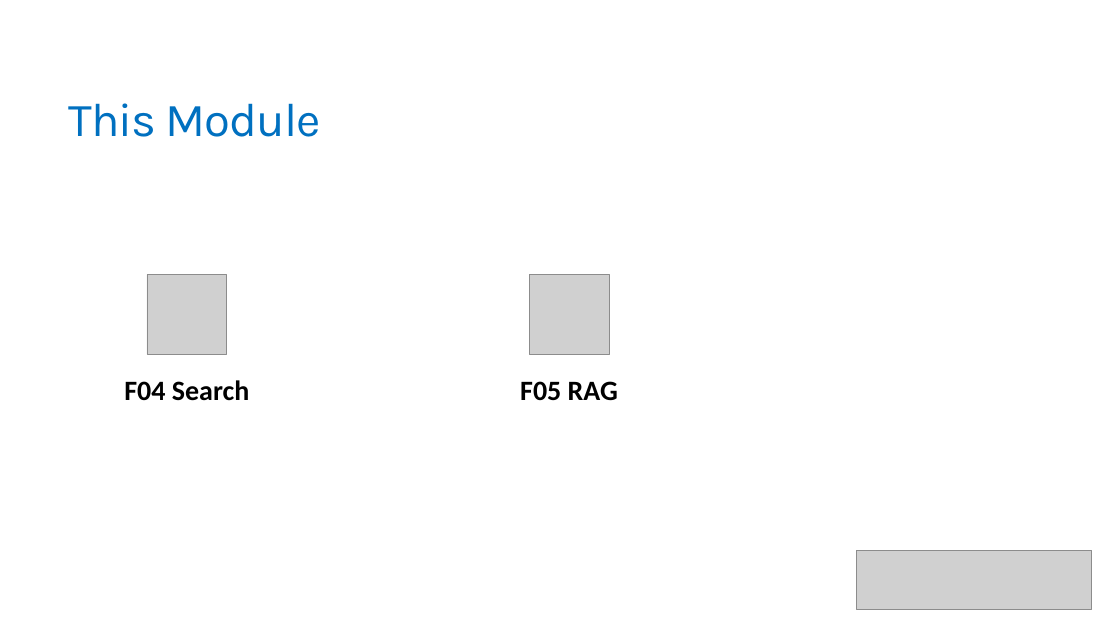
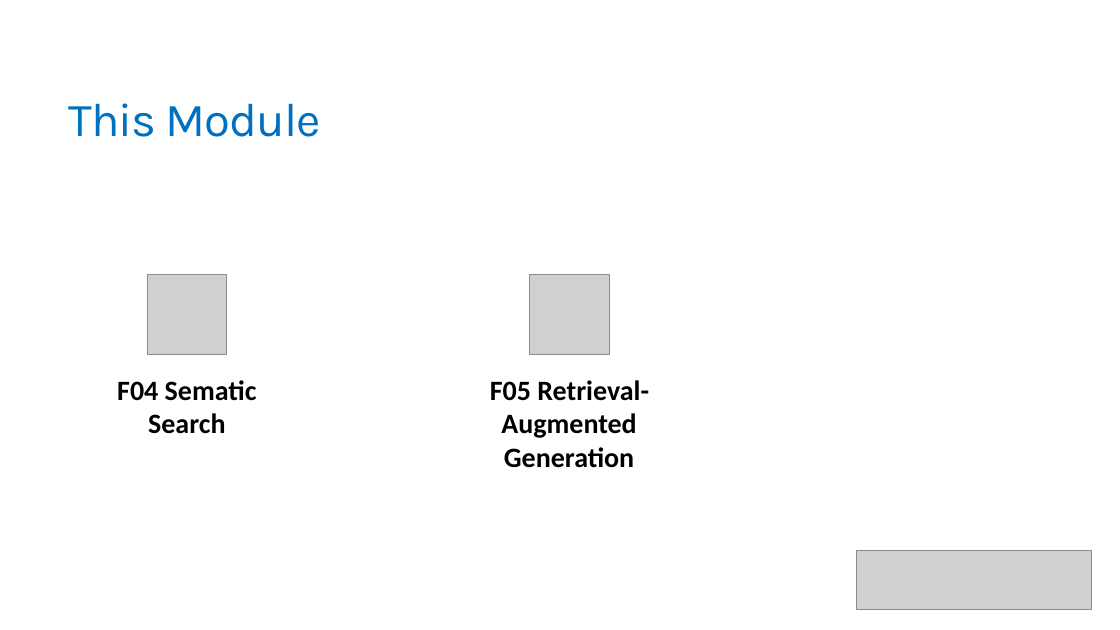
Before and after one commit to trailheadtechnology/10-ai-features-workshop, a slide deck: slide 3 of docs/slides/pptx/M2-finding.pptx. Drawn at 1120x630 pixels with LibreOffice and Linux fonts; fonts in the diff are those of the drawing; grey boxes stand for pictures. Boxes give left, top, right and bottom in pixels: in the first picture for what was removed or moved away, otherwise in the second. Text is boxed around its words. In the diff, an @@ line names an element or a change of style, - is before the commit and + after.

```diff
--- a/docs/slides/pptx/M2-finding.pptx
+++ b/docs/slides/pptx/M2-finding.pptx
@@ text at (x1=117, y1=380, x2=257, y2=434): text changed @@
-F04 Search
+F04 Sematic Search
@@ text at (x1=490, y1=380, x2=649, y2=468): text changed @@
-F05 RAG
+F05 Retrieval-Augmented Generation
```
Also in this commit, not shown: 10 other slides changed, 6 slides removed, 57 other files.
